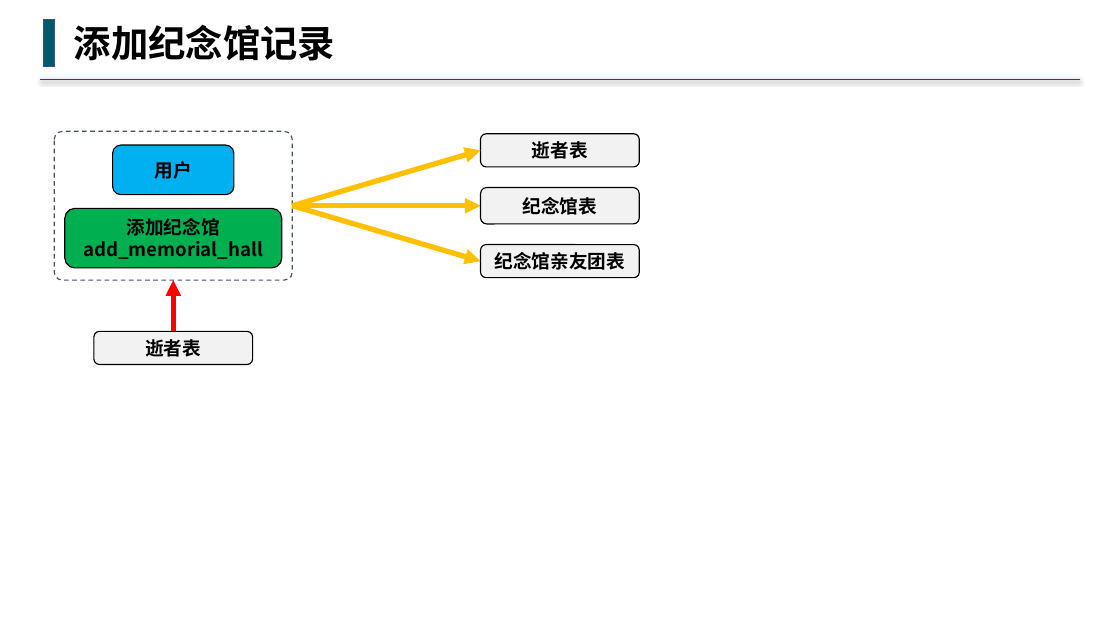
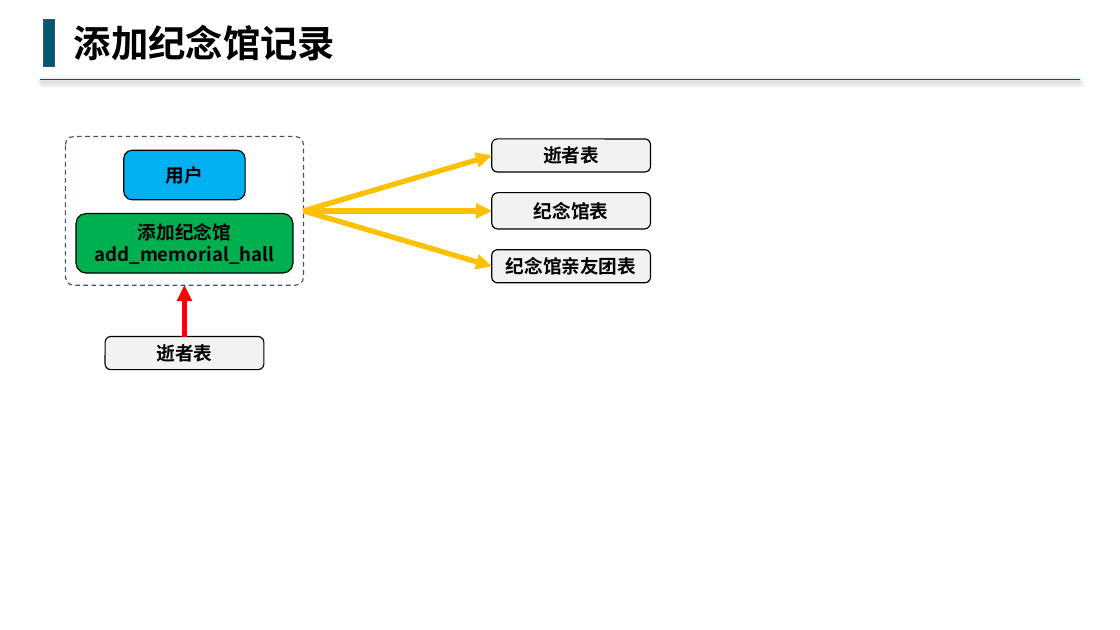
Before and after one commit to buddhachain/buddhaContract, a slide deck: slide 7 of doc/祭奠堂.pptx (slide 12 before the commit). Drawn at 1120x630 pixels with LibreOffice and Linux fonts; fonts in the diff are those of the drawing. Boxes give left, top, right and bottom in pixels: in the first picture for what was removed or moved away, otherwise in the second. Text is boxed around its words. In the diff, an @@ line names an element or a change of style, - is before the commit and + after.

```diff
--- a/doc/祭奠堂.pptx
+++ b/doc/祭奠堂.pptx
@@ 7 rounded rectangles, 4 arrows: place and size @@
-7 rounded rectangles, 4 arrows at [55, 131, 639, 365]
+7 rounded rectangles, 4 arrows at [66, 136, 650, 370]
```
Also in this commit, not shown: 9 other slides changed, 1 slide added, 6 slides removed, 3 other files.
